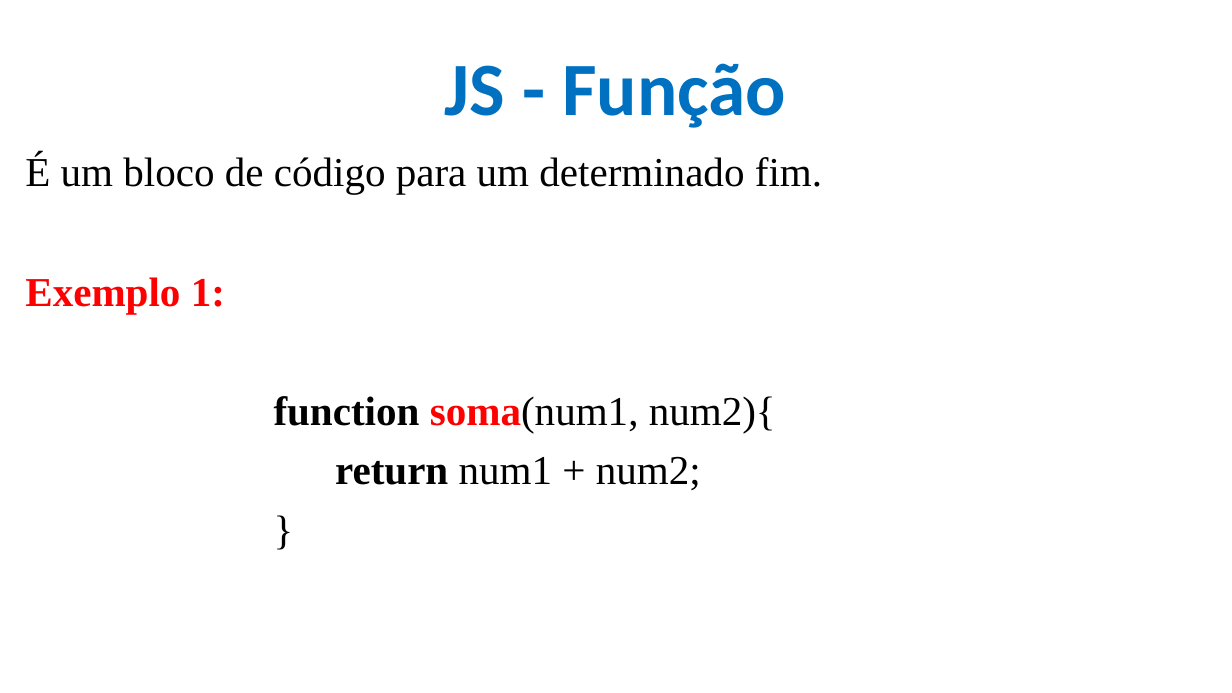
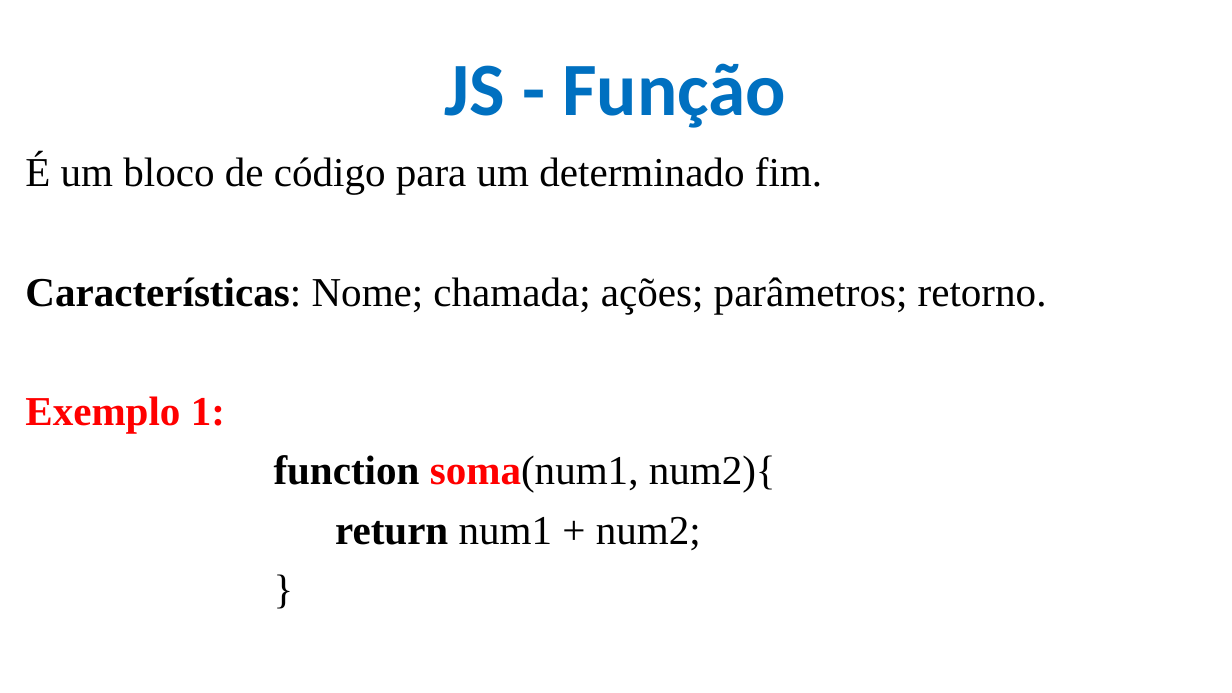
Before and after one commit to CloudEducationBrazil/WydenDesenvolvimentoWebPHP, a slide deck: slide 36 of 01 Classes/Aula 09 Desenvolvimento Web PHP - JS.pptx. Drawn at 1232x693 pixels with LibreOffice and Linux fonts; fonts in the diff are those of the drawing; background and template pictures are left out. Boxes give left, top, right and bottom in pixels: in the first picture for what was removed or moved away, otherwise in the second. Text is boxed around its words. In the diff, an @@ line names an element or a change of style, - is before the commit and + after.

Commit message:
JS ... ppts

```diff
--- a/01 Classes/Aula 09 Desenvolvimento Web PHP - JS.pptx
+++ b/01 Classes/Aula 09 Desenvolvimento Web PHP - JS.pptx
@@ text at (25,277,1047,313): paragraph added @@
+Características: Nome; chamada; ações; parâmetros; retorno.
```
Also in this commit, not shown: 1 other slide changed.
